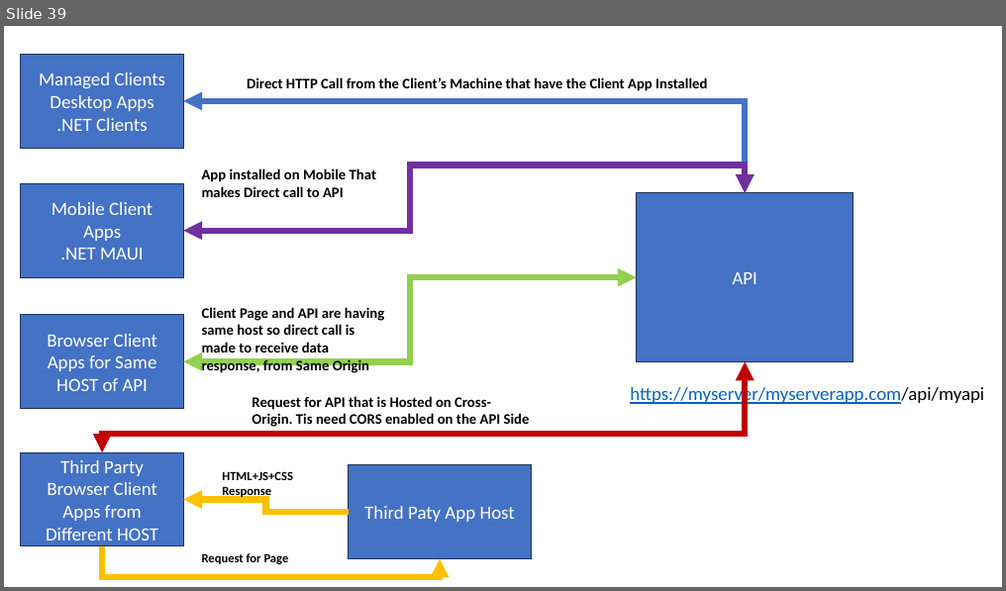
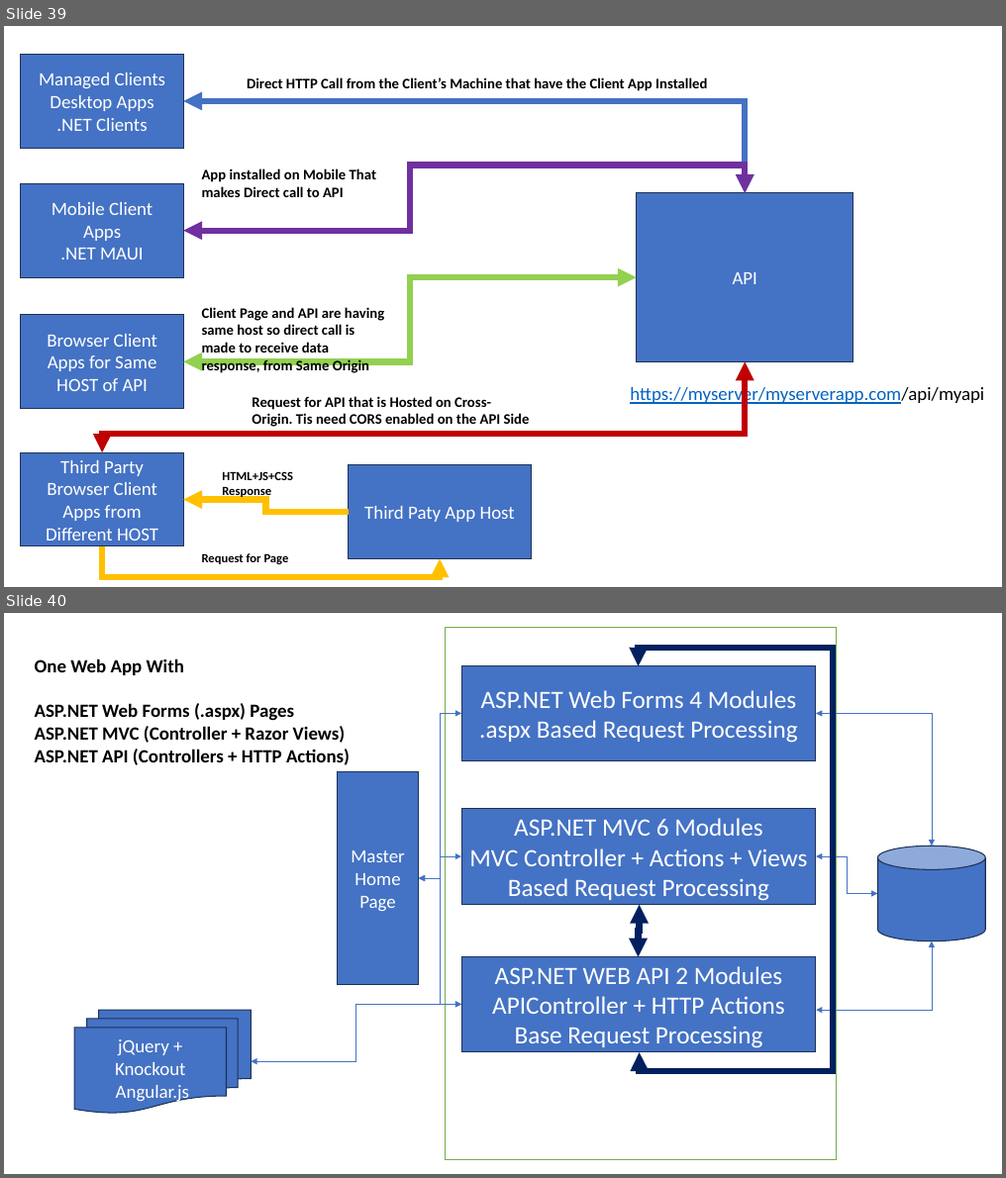
Before and after one commit to maheshsabnis/capita_sept_2023_Oct, a slide deck: Images.pptx. Shown one above the other, each under a label of ours: slide 39 before the commit, slides 39 and 40 after it. The pictures are 1006x591 and 1006x1178 pixels, drawn with LibreOffice and Linux fonts; fonts in the diff are those of the drawing. Boxes give left, top, right and bottom in pixels: in the first picture for what was removed or moved away, otherwise in the second. Text is boxed around its words. In the diff, an @@ line names an element or a change of style, - is before the commit and + after.

```diff
--- a/Images.pptx
+++ b/Images.pptx
@@ slide 40 added at bbox=[4, 613, 1002, 1174], background #FFFFFF @@
@@ rectangle added at bbox=[445, 627, 837, 1159], fill #FFFFFF, outline #70AD47 1 pt @@
@@ text added at bbox=[35, 659, 350, 765], 18 pt, text #000000, bold @@
+One Web App With
+ASP.NET Web Forms (.aspx) Pages
+ASP.NET MVC (Controller + Razor Views)
+ASP.NET API (Controllers + HTTP Actions)
@@ rectangle added at bbox=[461, 665, 816, 761], fill #4472C4, outline #1E3256 1 pt, 24 pt, text #FFFFFF @@
+ASP.NET Web Forms 4 Modules
+.aspx Based Request Processing
@@ elbow double arrow added from (638, 666) to (640, 1053), #002060 6 pt @@
@@ elbow double arrow added from (419, 878) to (461, 713), #4472C4 0.5 pt @@
@@ elbow double arrow added from (816, 713) to (932, 846), #4472C4 0.5 pt @@
@@ rectangle added at bbox=[338, 771, 419, 985], fill #4472C4, outline #1E3256 1 pt, 18 pt, text #FFFFFF @@
+Master
+Home
+Page
@@ rectangle added at bbox=[461, 809, 816, 905], fill #4472C4, outline #1E3256 1 pt, 24 pt, text #FFFFFF @@
+ASP.NET MVC 6 Modules
+MVC Controller + Actions + Views Based Request Processing
@@ cylinder added at bbox=[877, 846, 985, 942], fill #4472C4, outline #1E3256 1 pt @@
@@ elbow double arrow added from (419, 878) to (461, 858), #4472C4 0.5 pt @@
@@ elbow double arrow added from (419, 878) to (461, 1004), #4472C4 0.5 pt @@
@@ elbow double arrow added from (816, 858) to (877, 894), #4472C4 0.5 pt @@
@@ elbow double arrow added from (640, 905) to (638, 958), #002060 6 pt @@
@@ rectangle added at bbox=[461, 957, 816, 1053], fill #4472C4, outline #1E3256 1 pt, 24 pt, text #FFFFFF @@
+ASP.NET WEB API 2 Modules
+APIController + HTTP Actions Base Request Processing
@@ elbow double arrow added from (816, 1011) to (932, 942), #4472C4 0.5 pt @@
@@ flow chart multidocument added at bbox=[74, 1011, 252, 1114], fill #4472C4, outline #1E3256 1 pt, 18 pt, text #FFFFFF @@
+jQuery + Knockout
+Angular.js
@@ elbow double arrow added from (252, 1061) to (461, 1004), #4472C4 0.5 pt @@
```
Also in this commit, not shown: 5 other slides added, 6 other files.
